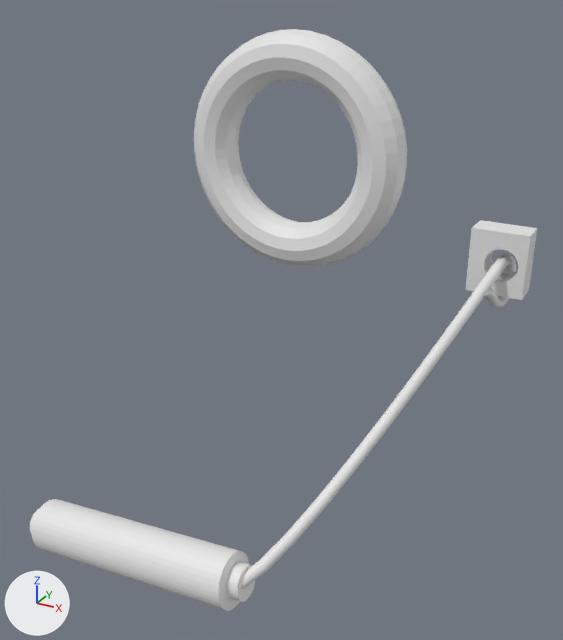
The Blender file resources/milk_churn.blend as it was, and as the next commit left it.
Rendered twice from a camera (50 mm lens) standing at (1.42, -2.7, 2.51) and looking at (0.2, -0.47, 1.39). The lights are fixed; the arrows at lower left show +X, +Y and +Z. The same objects are shown in both versions, whatever each file hides.
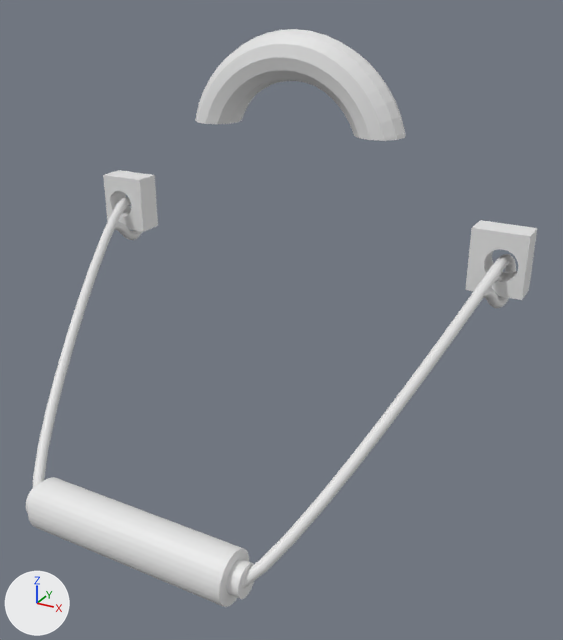
Pixel boxes (x1, y1, x2, y2) of what changed, in the pictures (563 x 640 px):
'Torus', modifiers changed (53% shorter): before (194, 29, 407, 267); after (195, 29, 406, 141)
'Cylinder.002', moved, turned: before (32, 499, 249, 611); after (28, 477, 249, 607)
'BezierCurve', modifiers changed: before (241, 254, 516, 589); after (33, 197, 516, 589)
'Cube', modifiers changed (496% wider, 62% taller): before (465, 220, 537, 300); after (103, 170, 537, 300)
'Cylinder.004', moved, turned: before (30, 508, 255, 602); after (26, 485, 254, 599)

The change, as a diff of the scene's bpy script:
```diff
--- a/resources/milk_churn.blend.py
+++ b/resources/milk_churn.blend.py
@@ me_plane @@
+me_plane.from_pydata([(-1.0, -1.0, 0.0), (1.0, -1.0, 0.0), (-1.0, 1.0, 0.0), (1.0, 1.0, 0.0)], [], [(0, 1, 3, 2)])
@@ ob_torus @@
 ob_torus.scale = (0.365, 0.365, 0.365)
+_m = ob_torus.modifiers.new('Boolean', 'BOOLEAN')
+_m.object = ob_cover_handle_diff
+_m.solver = 'FLOAT'
@@ ob_cylinder_002 @@
 ob_cylinder_002 = bpy.data.objects.new('Cylinder.002', me_cylinder_002)
-ob_cylinder_002.location = (0.0, -1.113, 0.76)
-ob_cylinder_002.rotation_euler = (-1.467, 0.0, -1.571)  # degrees (-84, 0, -90)
+ob_cylinder_002.location = (0.0, -1.114, 0.815)
+ob_cylinder_002.rotation_euler = (1.571, 0.0, -1.571)  # degrees (90, 0, -90)
 ob_cylinder_002.scale = (0.0876, 0.092, 0.389)
@@ ob_cube @@
 _m = ob_cube.modifiers.new('Boolean', 'BOOLEAN')
 _m.solver = 'FLOAT'
+_m = ob_cube.modifiers.new('Mirror', 'MIRROR')
+_m.use_axis = (False, False, True)
+_m.mirror_object = ob_mirror_plane_y
@@ ob_beziercurve @@
 ob_beziercurve.location = (2.311, 0.0, 1.623)
+_m = ob_beziercurve.modifiers.new('Mirror', 'MIRROR')
+_m.use_axis = (False, False, True)
+_m.mirror_object = ob_mirror_plane_y
@@ ob_cylinder_004 @@
 ob_cylinder_004 = bpy.data.objects.new('Cylinder.004', me_cylinder_004)
-ob_cylinder_004.location = (0.0, -1.113, 0.76)
-ob_cylinder_004.rotation_euler = (-1.467, 0.0, -1.558)  # degrees (-84, 0, -89)
+ob_cylinder_004.location = (0.0, -1.114, 0.815)
+ob_cylinder_004.rotation_euler = (1.571, 0.0, -1.558)  # degrees (90, 0, -89)
 ob_cylinder_004.scale = (0.0534, 0.0566, 0.431)
@@ ob_mirror_plane_y @@
+ob_mirror_plane_y = bpy.data.objects.new('Mirror_Plane_Y', me_plane)
+ob_mirror_plane_y.location = (0.0, 0.0, 0.0)
+ob_mirror_plane_y.rotation_euler = (0.0, 1.571, 0.0)  # degrees (0, 90, 0)
+ob_mirror_plane_y.scale = (3.12, 3.12, 3.12)
+ob_mirror_plane_y.hide_set(True)
@@ ob_cover_handle_diff @@
+ob_cover_handle_diff = bpy.data.objects.new('Cover_Handle_Diff', me_cube_001.copy())  # the mesh of ob_cube
+ob_cover_handle_diff.location = (0.0, 0.0, 0.977)
+ob_cover_handle_diff.hide_set(True)
```
